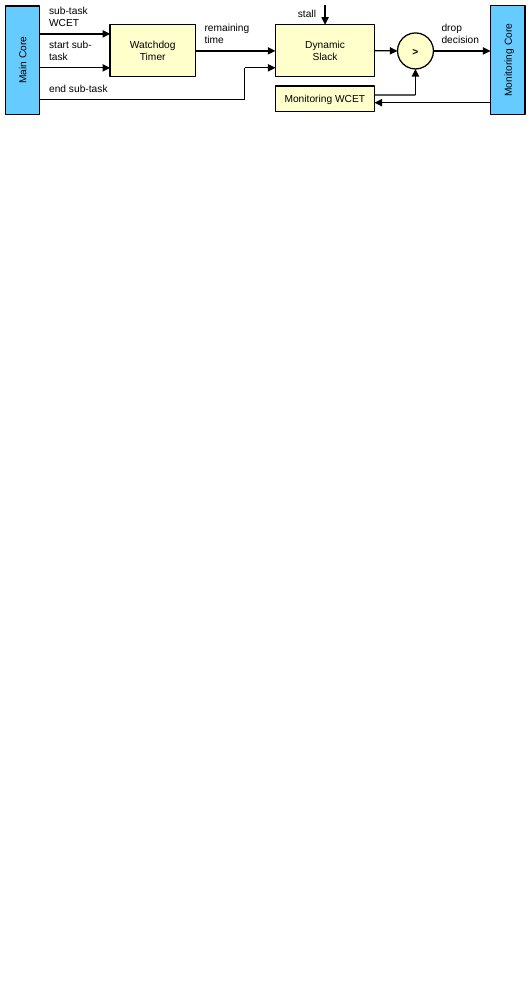
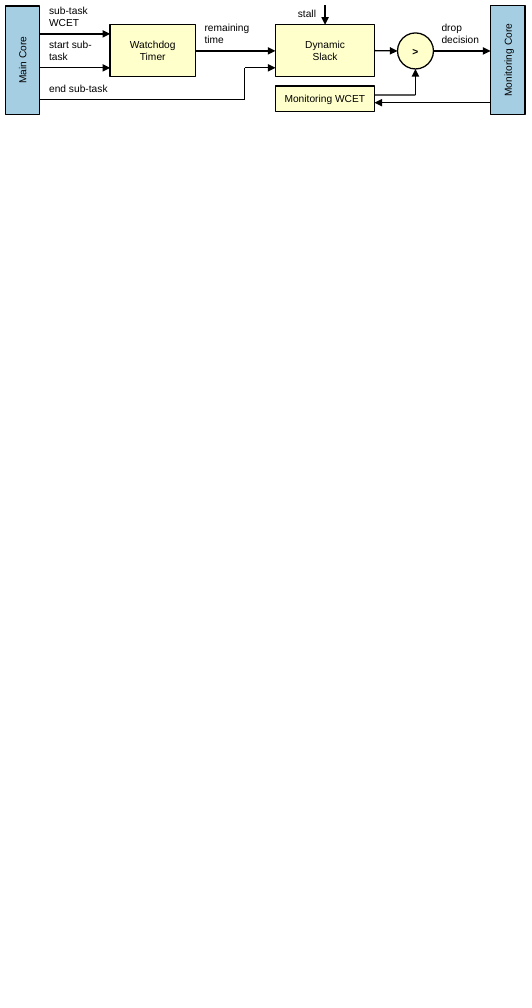
Before and after one commit to dl575/lo_thesis, a slide deck: slide 3 of monitoring_hard_drop/figs_src/diagrams-wide.pptx. Drawn at 532x1008 pixels with LibreOffice and Linux fonts; fonts in the diff are those of the drawing. Boxes give left, top, right and bottom in pixels: in the first picture for what was removed or moved away, otherwise in the second. Text is boxed around its words. In the diff, an @@ line names an element or a change of style, - is before the commit and + after.

Commit message:
[monitoring_hard_drop] Update figure colors to be consistent.

```diff
--- a/monitoring_hard_drop/figs_src/diagrams-wide.pptx
+++ b/monitoring_hard_drop/figs_src/diagrams-wide.pptx
@@ rectangle "Main Core" at (6,6,39,115): fill #66CCFF to #A6CEE3 @@
@@ rectangle "Monitoring Core" at (491,6,525,115): fill #66CCFF to #A6CEE3 @@
```
Also in this commit, not shown: 2 other slides changed, 5 other files.
